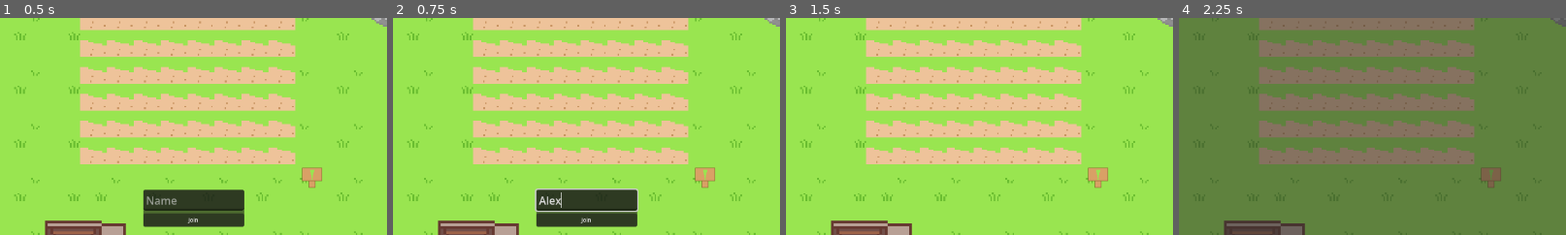
Above: before the commit, frames 1-4 (left to right).
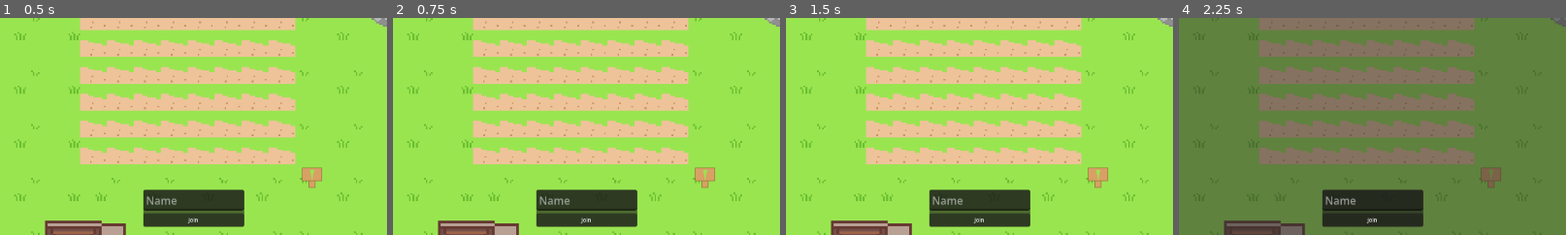
Above: after the commit, the same moments.

Repository: BatmenzDW/island-king
Game: Godot game, scene res://scenes/multiplayer_test.tscn
The game is run twice, just before and just after one commit, with the same random seed, the same clock (stepped at 60 frames per second) and the same inputs. Sound files missing from this copy of the repository are replaced by a short silence.
Inputs (mouse positions are % of the whole screen's width and height, from its top left):
- Up to frame 1 (0.5 s): no input
- Up to frame 2 (0.75 s): click (51, 46) at 0.52 s; type "Alex" at 0.6 s
- Up to frame 3 (1.5 s): click "Join" at 1.25 s
- Up to frame 4 (2.25 s): tap Enter (ui_accept) at 2 s; move the mouse to (72, 45) at 2.02 s; hold Right (ui_right) from 2.03 s (still down); tap T (Open_Chat) at 2.1 s; click (72, 45) at 2.17 s
The pictures show only the part of the screen within x 26-76%, y 4-54%; the shares and areas given below are measured in that part.

Frame 1 is identical in both runs. In frame 2, 0.8% of the frame differs, in the area x 36-64%, y 78-90%; in frame 3, 4.6%, in the area x 36-64%, y 79-97%; in frame 4, 4.5%.

Commit message:
improved chat

Diff:
--- a/scenes/multiplayer_test.tscn
+++ b/scenes/multiplayer_test.tscn
@@ -424,7 +424,6 @@
 horizontal_alignment = 1
 
 [node name="Chat" type="Control" parent="UI" unique_id=708554649]
-visible = false
 layout_mode = 3
 anchors_preset = 15
 anchor_right = 1.0
@@ -443,6 +442,7 @@
 theme_override_constants/margin_bottom = 10
 
 [node name="ColorRect" type="ColorRect" parent="UI/Chat/MarginContainer" unique_id=1833499354]
+visible = false
 layout_mode = 2
 color = Color(0.18717614, 0.18717614, 0.18717614, 0.54901963)
 
@@ -469,6 +469,7 @@
 theme_override_constants/margin_bottom = 10
 
 [node name="LineEdit" type="LineEdit" parent="UI/Chat/MarginContainer2" unique_id=377916924]
+visible = false
 layout_mode = 2
 virtual_keyboard_enabled = false
 
--- a/scripts/chat_controller.gd
+++ b/scripts/chat_controller.gd
@@ -4,6 +4,7 @@
 
 @onready var chat: RichTextLabel = $MarginContainer/MarginContainer/ChatText
 @onready var line_edit: LineEdit = $MarginContainer2/LineEdit
+@onready var color: ColorRect = $MarginContainer/ColorRect
 
 static var _inst : ChatController
 
@@ -19,10 +20,13 @@
 	if editing:
 		return
 	if Input.is_action_just_pressed("Open_Chat"):
-		show()
+		_set_visible(true)
 	elif Input.is_action_just_pressed("Close_Chat"):
-		hide()
+		_set_visible(false)
 
+func _set_visible(_visible: bool) -> void:
+	color.visible = _visible
+	line_edit.visible = _visible
 
 func _on_line_edit_editing_toggled(toggled_on: bool) -> void:
 	editing = toggled_on
--- a/scripts/multiplayer/multiplayer_manager.gd
+++ b/scripts/multiplayer/multiplayer_manager.gd
@@ -105,6 +105,12 @@
 @rpc("any_peer")
 func _rpc_player_version(p_id: int, ver: String) -> void:
 	if ver != GAME_VERSION:
+		_print_disconnect_reason.rpc_id(p_id, "Incorrect game version. Server is on version %s" % GAME_VERSION)
+		await get_tree().create_timer(1.0).timeout # make sure player gets the disconnect msg before disconnecting them
 		multiplayer.multiplayer_peer.disconnect_peer(p_id)
 
+@rpc()
+func _print_disconnect_reason(reason: String) -> void:
+	ChatController.print_text_to_chat(reason, "[Server]")
+
 static var player_names : Dictionary = {}
Not shown, changed: builds/linux/islandking.pck
Not shown, changed: builds/server/islandking.pck
Not shown, changed: builds/windows/islandking.pck
